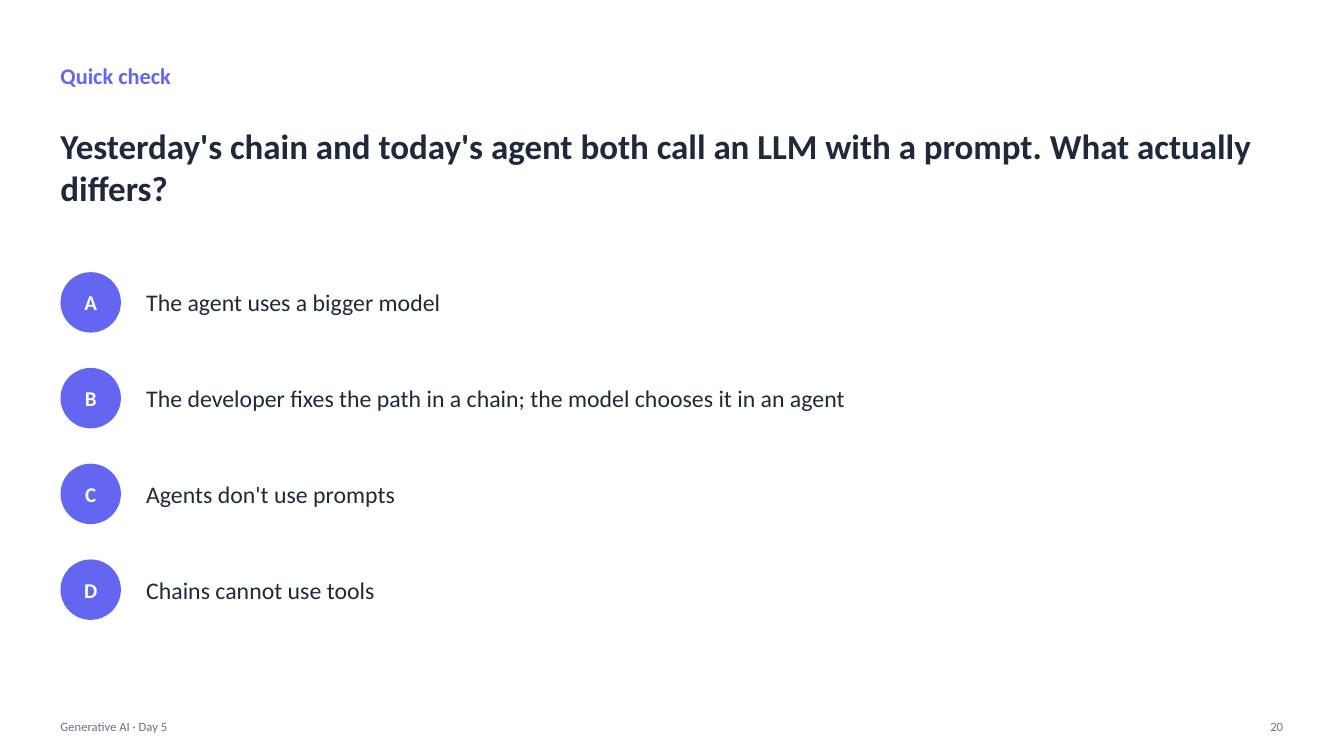
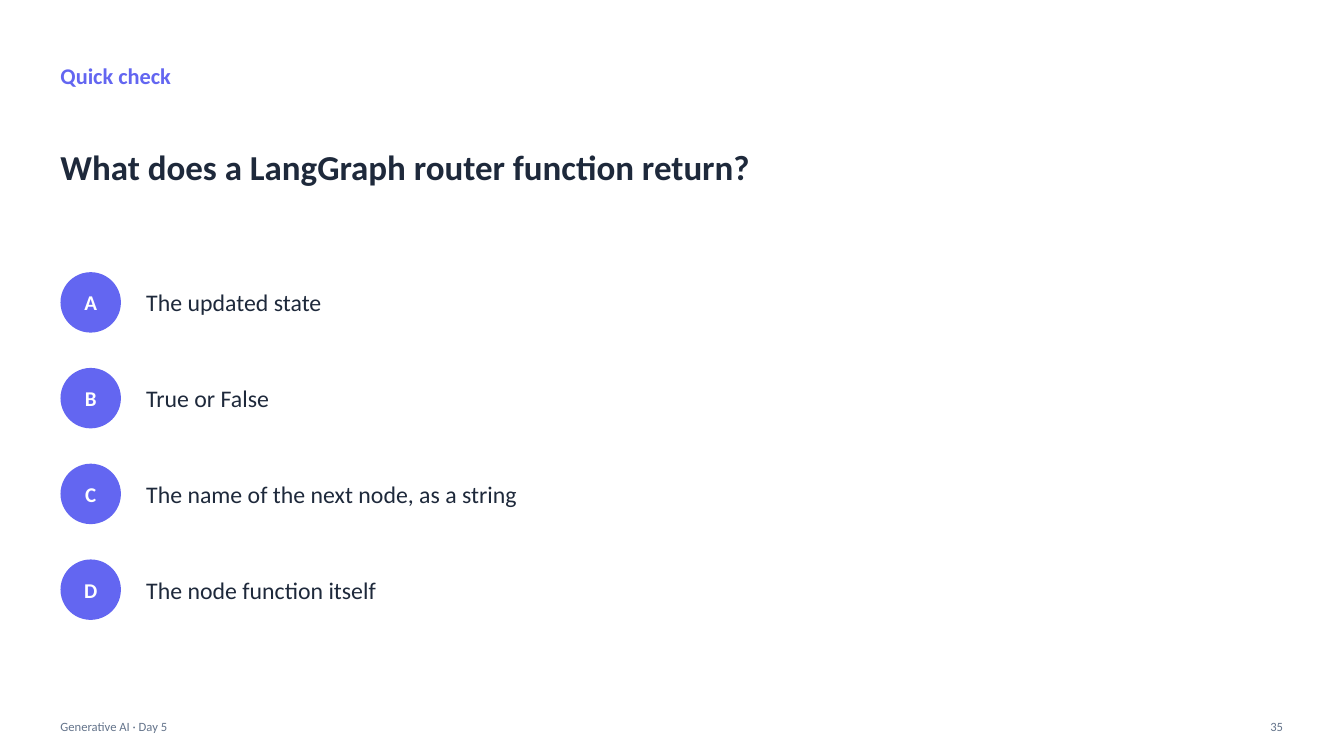
Before and after one commit to Poorit-Technologies/lpu-training, a slide deck: slide 35 of generative-ai/slides/Day05_GenAI.pptx (slide 20 before the commit). Drawn at 1344x756 pixels with LibreOffice and Linux fonts; fonts in the diff are those of the drawing. Boxes give left, top, right and bottom in pixels: in the first picture for what was removed or moved away, otherwise in the second. Text is boxed around its words. In the diff, an @@ line names an element or a change of style, - is before the commit and + after.

```diff
--- a/generative-ai/slides/Day05_GenAI.pptx
+++ b/generative-ai/slides/Day05_GenAI.pptx
@@ text at box(60, 155, 750, 186): text changed @@
-Yesterday's chain and today's agent both call an LLM with a prompt. What actually differs?
+What does a LangGraph router function return?
@@ text at box(146, 294, 322, 315): text changed @@
-The agent uses a bigger model
+The updated state
@@ text at box(146, 390, 269, 407): text changed @@
-The developer fixes the path in a chain; the model chooses it in an agent
+True or False
@@ text at box(146, 486, 517, 507): text changed @@
-Agents don't use prompts
+The name of the next node, as a string
@@ text at box(146, 582, 376, 599): text changed @@
-Chains cannot use tools
+The node function itself
@@ text at box(1270, 723, 1283, 731): text changed @@
-20
+35
```
Also in this commit, not shown: 16 other slides changed, 22 slides added, 20 slides removed, 1 other file.
